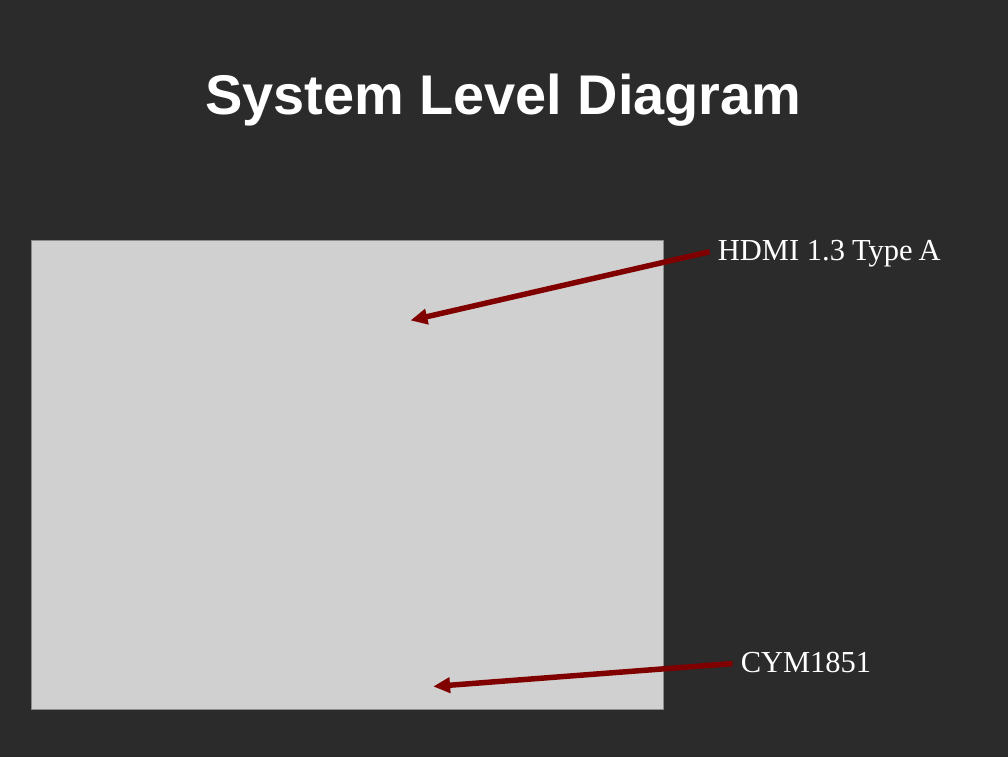
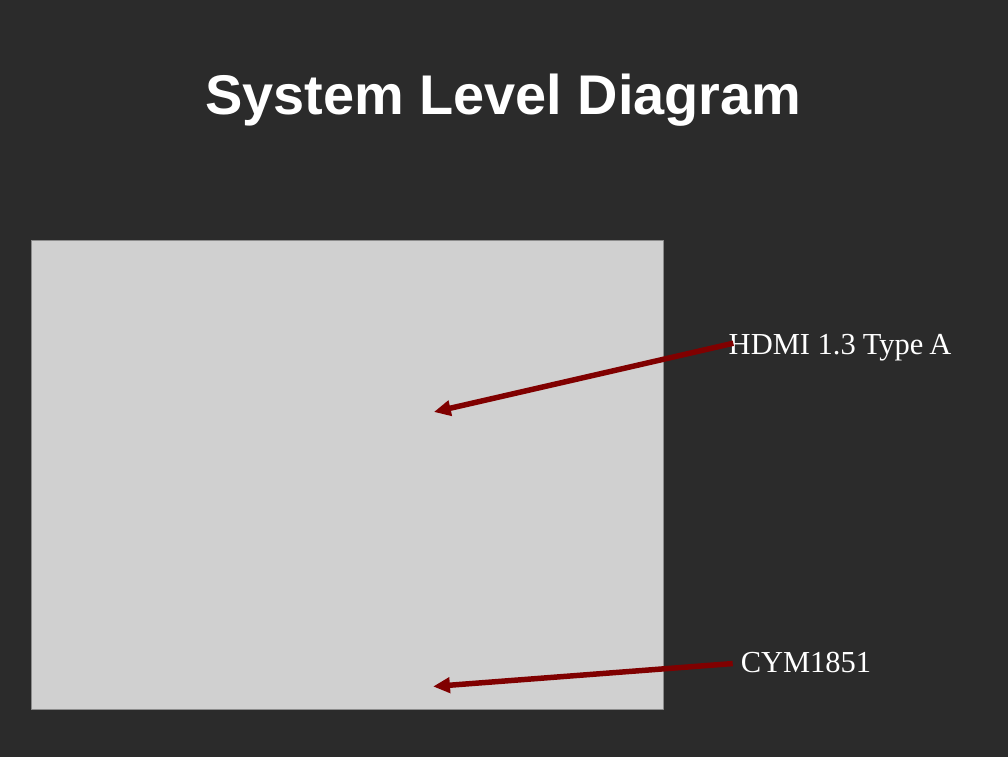
Before and after one commit to snowpuppy/ECE337, a slide deck: slide 4 of docs/ece337_2.ppt. Drawn at 1008x757 pixels with LibreOffice and Linux fonts; fonts in the diff are those of the drawing; grey boxes stand for pictures; background and template pictures are left out; a plain dark background stands for a picture behind light text. Boxes give left, top, right and bottom in pixels: in the first picture for what was removed or moved away, otherwise in the second. Text is boxed around its words. In the diff, an @@ line names an element or a change of style, - is before the commit and + after.

```diff
--- a/docs/ece337_2.ppt
+++ b/docs/ece337_2.ppt
@@ text "HDMI 1.3 Type A": place and size @@
-text "HDMI 1.3 Type A" at [718,239,941,266]
+text "HDMI 1.3 Type A" at [729,333,951,361]
@@ arrow moved from (710, 252) - (411, 320) to (734, 343) - (434, 412) @@
```
Also in this commit, not shown: 8 other slides changed, 2 other files.
